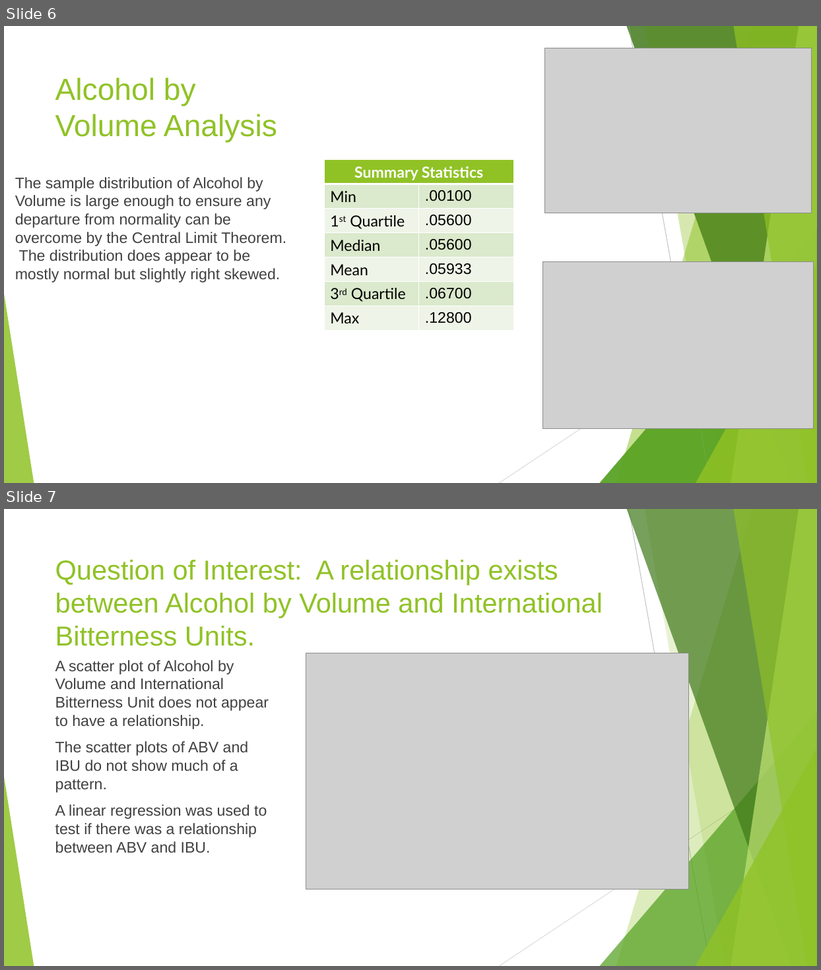
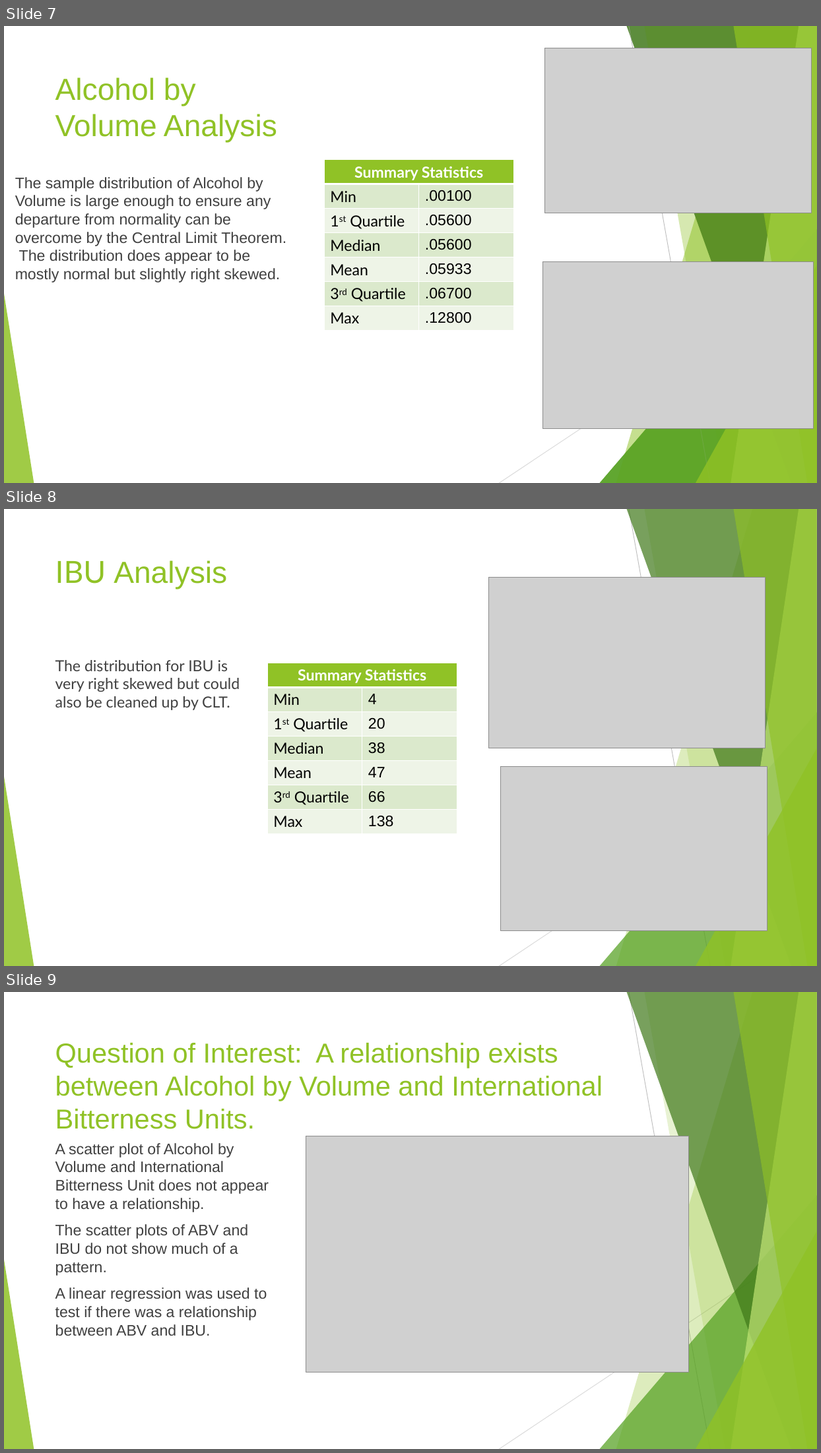
Before and after one commit to malcolmccarlson/DDS-CaseStudy1, a slide deck: MalcolmCarlsonBeerDataEDA.DDS6306.pptx. Shown one above the other, each under a label of ours: slides 6 and 7 before the commit, slides 7, 8 and 9 after it. The pictures are 821x970 and 821x1453 pixels, drawn with LibreOffice and Linux fonts; fonts in the diff are those of the drawing; grey boxes stand for pictures. Boxes give left, top, right and bottom in pixels: in the first picture for what was removed or moved away, otherwise in the second. Text is boxed around its words. In the diff, an @@ line names an element or a change of style, - is before the commit and + after.

```diff
--- a/MalcolmCarlsonBeerDataEDA.DDS6306.pptx
+++ b/MalcolmCarlsonBeerDataEDA.DDS6306.pptx
@@ slide 8 added at (4, 509, 817, 966), background #FFFFFF; not listed: 10 template elements that a slide beside it also shows @@
@@ title added at (55, 560, 227, 590), 36 pt, text #90C226 @@
+IBU Analysis
@@ picture added at (489, 578, 766, 748) @@
@@ text added at (55, 660, 240, 710), 18 pt, text #404040 @@
+The distribution for IBU is very right skewed but could also be cleaned up by CLT.
@@ table added at (267, 663, 457, 834), 7 rows, 2 columns @@
+Summary Statistics | 
+Min | 4
+1st Quartile | 20
+Median | 38
+Mean | 47
+3rd Quartile | 66
+Max | 138
@@ picture added at (500, 766, 767, 931) @@
@@ what was slide 6 is now slide 7 @@
@@ what was slide 7 is now slide 9 @@
```
Also in this commit, not shown: 3 slides changed, 2 other slides added, 3 other files.
